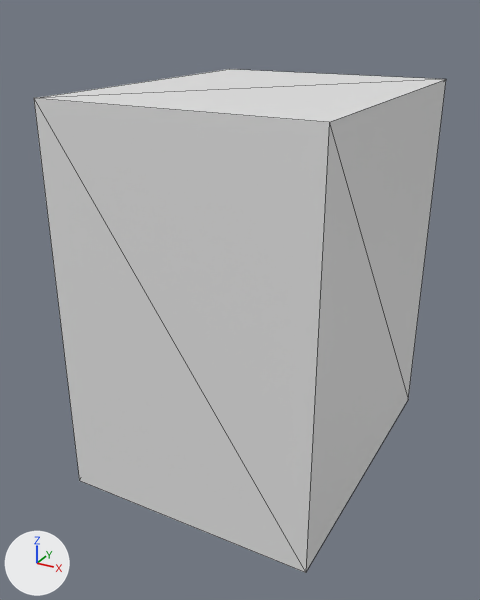
The OBJ model media/model/mapmodel/nieb/complex/copy-machine/model.obj, before and after one commit.
One viewpoint serves both versions: a 50 mm lens placed at (9.01, -17.83, 14.09), pointed at (-0.33, -0.83, 5.59). Lighting does not change. The marker at lower left points along +X, +Y and +Z. Mesh edges are drawn as thin lines. Where no turn or scale is listed for an object, it has been applied to the vertices. Vertices at the same position are counted once.

The older version as bpy lines, for what is in view:
```python
me_model = bpy.data.meshes.new('model')
me_model.from_pydata([(4.0, -5.0, 12.0), (4.0, 5.0, 0.0), (4.0, 5.0, 12.0), (-4.0, -5.0, 12.0), (-4.0, 5.0, 12.0), (4.0, -5.0, 0.0), (-4.0, -5.0, 0.0), (-4.0, 5.0, 0.0)], [], [(0, 1, 2), (2, 3, 0), (2, 4, 3), (0, 5, 1), (6, 4, 7), (6, 3, 4), (7, 2, 1), (7, 4, 2), (3, 5, 0), (3, 6, 5)])
ob_model = bpy.data.objects.new('model', me_model)
ob_model.location = (0.0, 0.0, 0.0)
```
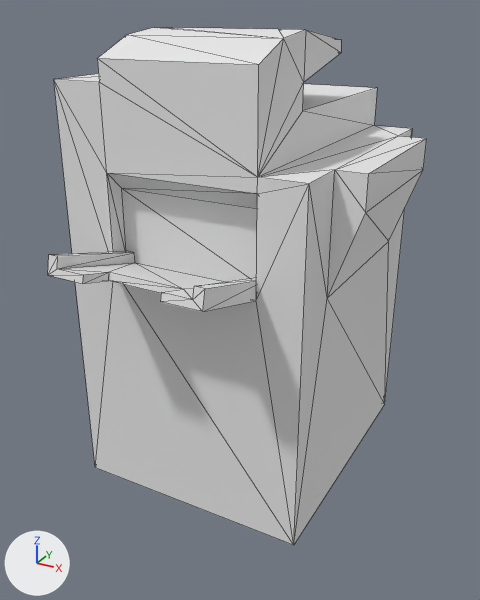
Boxes [x1, y1, x2, y2] around the edits, measured in the pictures (480 x 600 px):
'model', reshaped (8% narrower): before [34, 69, 446, 573]; after [48, 27, 427, 545]

What the commit changed:
Material 'Default' (mat_default) is new.
Its base color is (0.8, 0.8, 0.8) (white #e7e7e7).
Its roughness is 1.0.
me_model is used by ob_model.
me_model had 8 vertices, 10 faces and spanned x -4.0..4.0, y -5.0..5.0, z 0.0..12.0.
me_model now has 105 vertices, 184 faces and spans x -4.0..4.15, y -6.74..6.74, z 0.0..13.61.
me_model part 1: the whole mesh is rebuilt.
me_model now uses material mat_default (white #e7e7e7).
